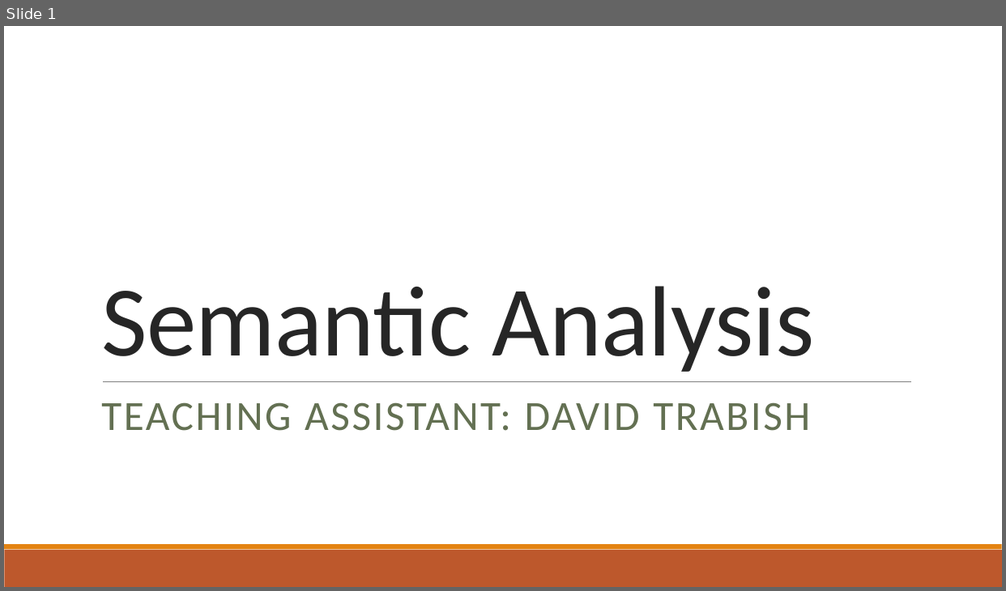
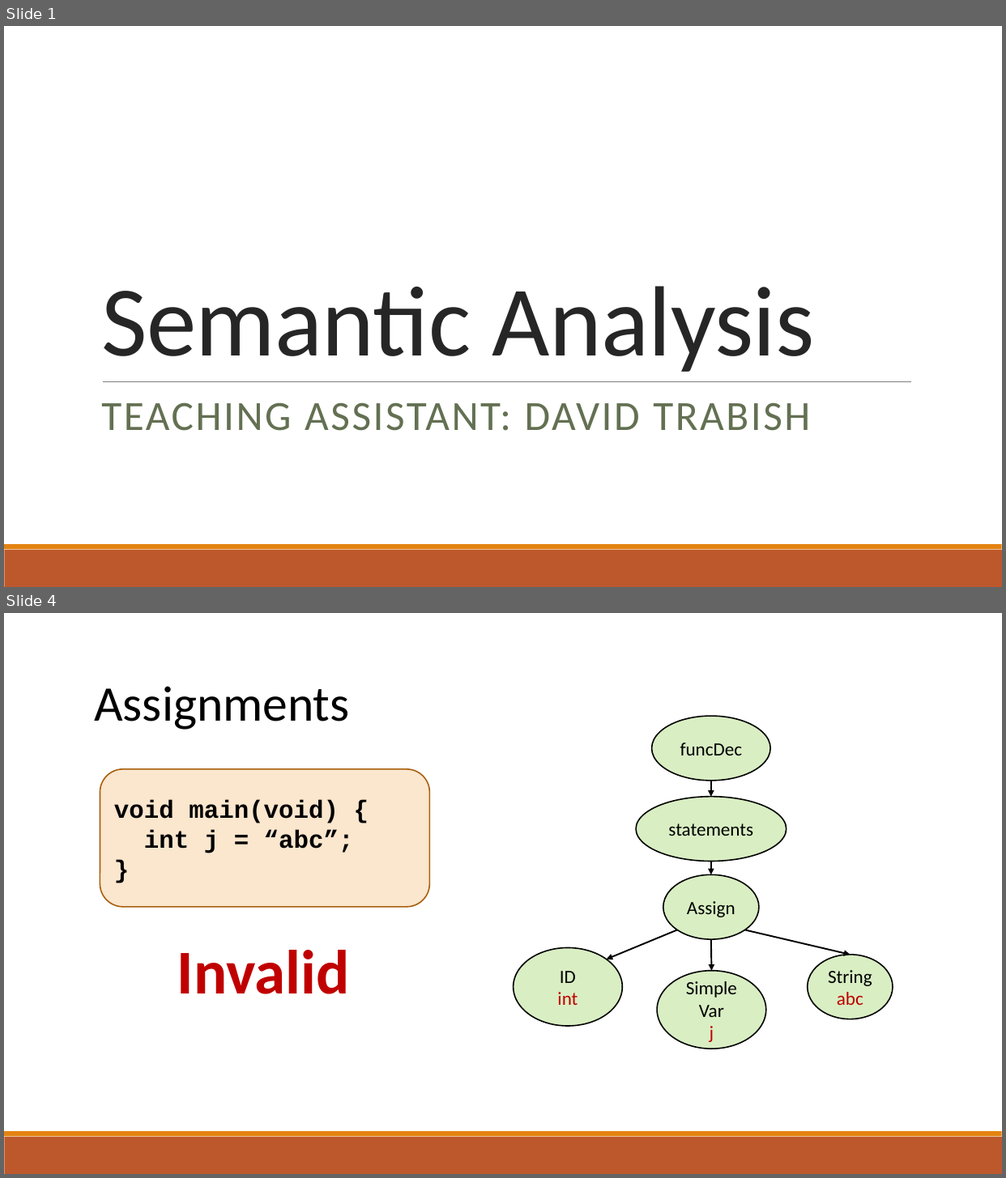
Before and after one commit to raghadzeidan/COMPILATION_TAU_FOR_STUDENTS, a slide deck: new_slides/semantic.pptx. Shown one above the other, each under a label of ours: slide 1 before the commit, slides 1 and 4 after it; the slides between them are not shown. The pictures are 1006x591 and 1006x1178 pixels, drawn with LibreOffice and Linux fonts; fonts in the diff are those of the drawing. Boxes give left, top, right and bottom in pixels: in the first picture for what was removed or moved away, otherwise in the second. Text is boxed around its words. In the diff, an @@ line names an element or a change of style, - is before the commit and + after.

```diff
--- a/new_slides/semantic.pptx
+++ b/new_slides/semantic.pptx
@@ slide 4 added at (4,613,1002,1174), background #FFFFFF; not listed: 2 template elements that a slide beside it also shows @@
@@ text added at (94,686,349,730), 48 pt, text #000000 @@
+Assignments
@@ ellipse added at (651,717,770,781), fill #92D050 at 34% opacity, outline #000000 1.25 pt, 18 pt, text #000000 @@
+funcDec
@@ rounded rectangle added at (100,769,429,907), fill #FBE6CE, outline #A9610D 1.25 pt, 24 pt, text #000000, bold @@
+void main(void) {
+int j = “abc”;
+}
@@ arrow added from (711, 781) to (711, 796), #000000 1.5 pt @@
@@ ellipse added at (636,796,786,861), fill #92D050 at 34% opacity, outline #000000 1.25 pt, 18 pt, text #000000 @@
+statements
@@ ellipse added at (663,875,760,939), fill #92D050 at 34% opacity, outline #000000 1.25 pt, 18 pt, text #000000 @@
+Assign
@@ arrow added from (711, 862) to (711, 875), #000000 1.5 pt @@
@@ text added at (177,950,350,995), 60 pt, text #C00000, bold @@
+Invalid
@@ ellipse added at (513,948,622,1026), fill #92D050 at 34% opacity, outline #000000 1.25 pt, 18 pt, text #C00000 @@
+ID
+int
@@ arrow added from (677, 931) to (607, 960), #000000 1.5 pt @@
@@ arrow added from (711, 939) to (711, 971), #000000 1.5 pt @@
@@ arrow added from (745, 931) to (850, 955), #000000 1.5 pt @@
@@ ellipse added at (657,971,766,1049), fill #92D050 at 34% opacity, outline #000000 1.25 pt, 18 pt, text #000000 @@
+Simple
+Var
+j
@@ ellipse added at (808,955,893,1020), fill #92D050 at 34% opacity, outline #000000 1.25 pt, 18 pt, text #000000 @@
+String
+abc
```
Also in this commit, not shown: 1 slide changed, 15 other slides added, 48 slides removed, 1 other file.
